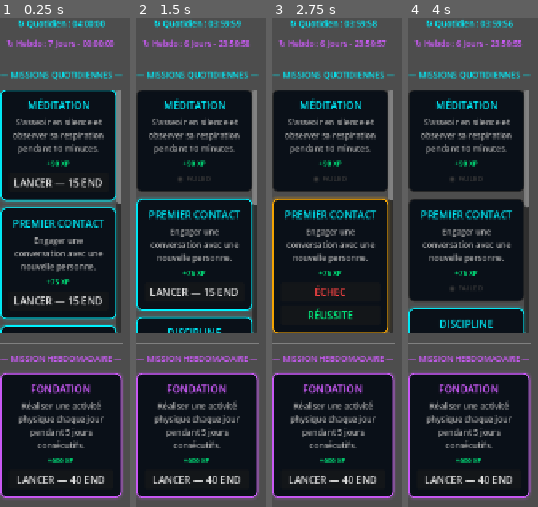
Above: before the commit, frames 1-4 (left to right).
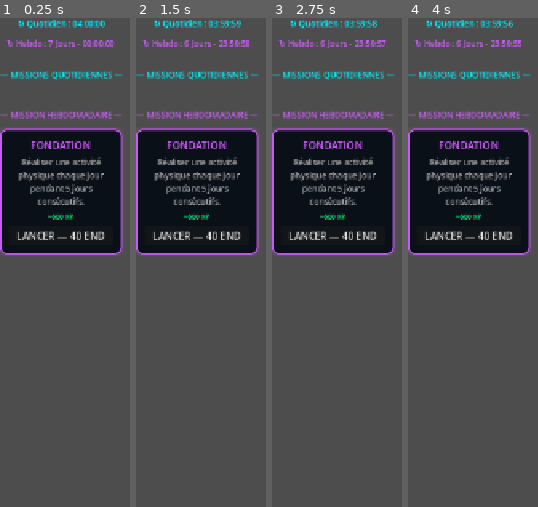
Above: after the commit, the same moments.

Repository: Argoht/Jeu
Game: Godot game, scene res://Scenes/MissionsUI.tscn
Same seed, same stepped clock (60 frames per second), same inputs: the game is played once before the commit and once after it.
Inputs (mouse positions are in pixels of both pictures, inside the frame that each line leads up to):
- Up to frame 1 (0.25 s): no input
- Up to frame 2 (1.5 s): click "LANCER — 15 END" at 0.5 s; click (194, 184) at 1.25 s, where only the run before the commit has a clickable "ÉCHEC"
- Up to frame 3 (2.75 s): click "LANCER — 15 END" at 2 s
- Up to frame 4 (4 s): click (466, 291) at 2.75 s, where only the run before the commit has a clickable "ÉCHEC"; click "LANCER — 15 END" at 3.5 s

The runs differ from the first frame. In frame 1, 55% of the frame differs, in the area x 0-95%, y 14-99%; in frame 2, 55%; in frame 3, 57%; in frame 4, 55%.

Commit message:
fix: icône ✎ à droite du pseudo + scroll missions adaptatif mobile
- HBoxContainer autour de [Pseudo | ✎] pour alignement horizontal
- daily_scroll passe de hauteur fixe 390px à SIZE_EXPAND_FILL
  → les deux onglets occupent désormais la même zone de contenu

https://claude.ai/code/session_019T2txxZBcmxeHzpZfuDRYS

Diff:
--- a/jeu/Scripts/MainScene.gd
+++ b/jeu/Scripts/MainScene.gd
@@ -408,9 +408,20 @@
 
 func _add_rename_button():
 	var header_info = $VBox/GameZone/VBox/HeroFrame/Margin/HeroLayout/AvatarCenter/HeaderInfo
+
+	# Crée un HBox centré pour mettre le pseudo et le bouton côte à côte
+	var hbox = HBoxContainer.new()
+	hbox.alignment = BoxContainer.ALIGNMENT_CENTER
+	hbox.add_theme_constant_override("separation", 8)
+	header_info.add_child(hbox)
+	header_info.move_child(hbox, 0)
+
+	# Déplace le label pseudo dans le hbox
+	label_pseudo.reparent(hbox)
+
 	var btn = Button.new()
 	btn.text = "✎"
-	btn.size_flags_horizontal = Control.SIZE_SHRINK_CENTER
+	btn.size_flags_vertical = Control.SIZE_SHRINK_CENTER
 	btn.add_theme_font_size_override("font_size", 10)
 	btn.add_theme_color_override("font_color", Color("#00f2ff"))
 	var s = StyleBoxFlat.new()
@@ -424,7 +435,7 @@
 	s.content_margin_top = 1; s.content_margin_bottom = 1
 	btn.add_theme_stylebox_override("normal", s)
 	btn.pressed.connect(_open_rename_popup)
-	header_info.add_child(btn)
+	hbox.add_child(btn)
 
 func _build_rename_popup() -> Control:
 	var parts     = _make_popup_base(Color("#00f2ff"))
--- a/jeu/Scripts/MissionsUI.gd
+++ b/jeu/Scripts/MissionsUI.gd
@@ -42,7 +42,7 @@
 
 	var daily_scroll = ScrollContainer.new()
 	daily_scroll.size_flags_horizontal = Control.SIZE_EXPAND_FILL
-	daily_scroll.custom_minimum_size = Vector2(0, 390)
+	daily_scroll.size_flags_vertical = Control.SIZE_EXPAND_FILL
 	daily_scroll.horizontal_scroll_mode = ScrollContainer.SCROLL_MODE_DISABLED
 	_main_vbox.add_child(daily_scroll)
 
